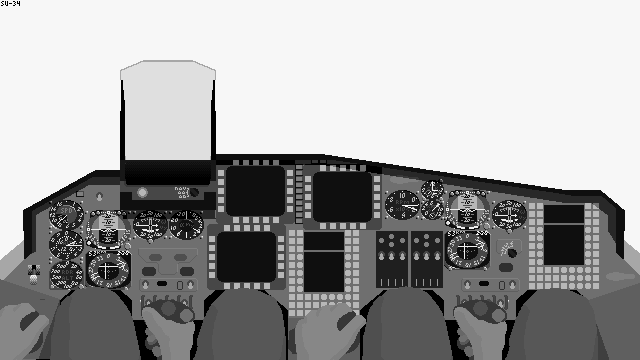
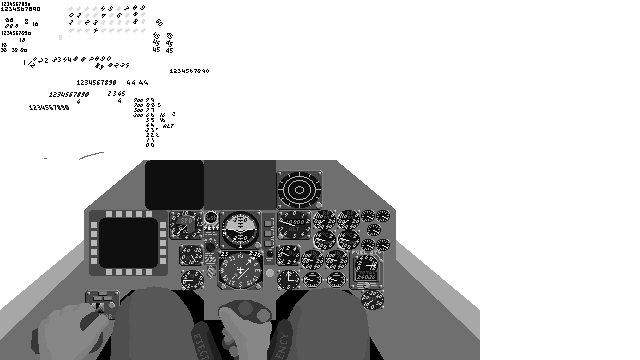
Layers edited between the first and the second 640×360 image:
hid group "SideBySidePilots" (10 layers) over 0, 286, 598, 360
showed group "Pilot" (9 layers) over 31, 286, 440, 360
hid group "Su34" (7 layers) over 0, 0, 640, 360
painted on "Su30_Frgr #1" over 66, 275, 75, 284
showed group "F15C" (4 layers) over 0, 160, 480, 360
painted on "F15C_Hood" over 204, 160, 276, 210
painted on "F15C_Frgr" over 195, 210, 274, 279
painted on "F15C_Bkgr" over 145, 160, 323, 265
